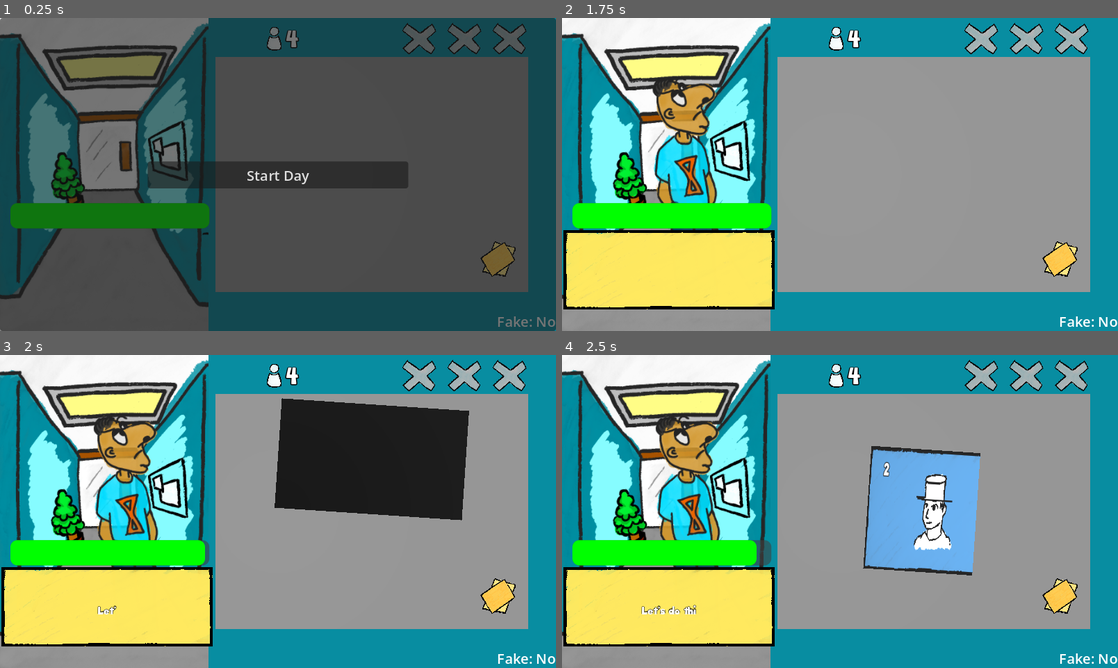
Above: before the commit, frames 1-4 (two rows, left to right).
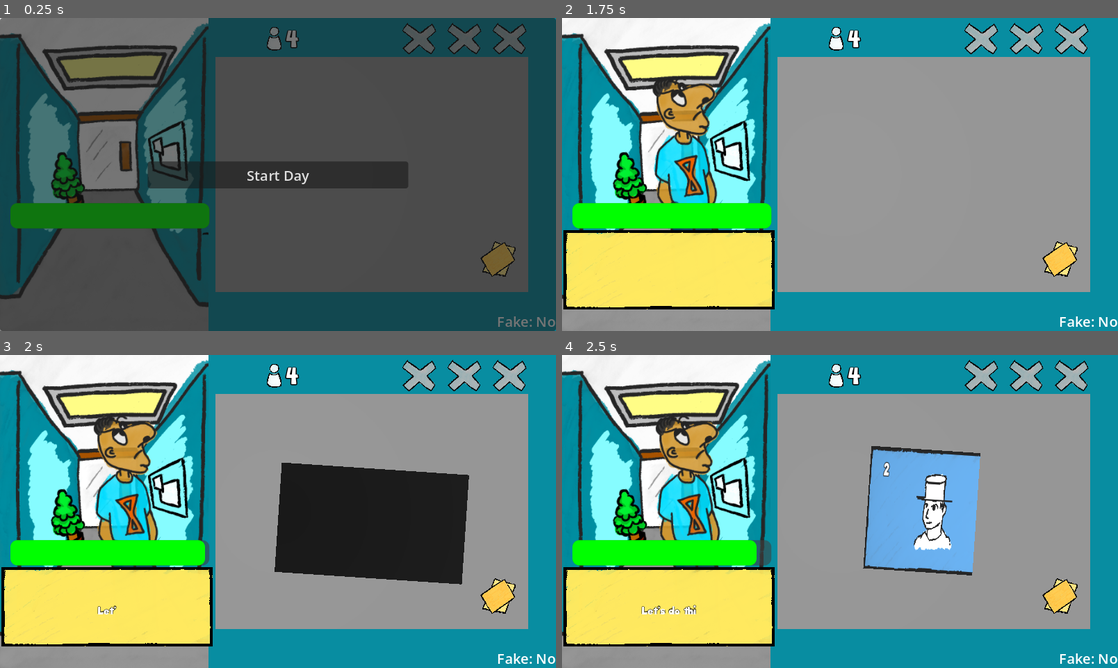
Above: after the commit, the same moments.

Repository: KaitoGameDev/brackeys-gj-2026-2
Game: Godot game, scene res://source/main.tscn
Two runs of this game, one before a commit and one after it. Both use one fixed random seed, a clock stepped at 60 frames per second and the inputs below.
Inputs (mouse positions are in pixels of both pictures, inside the frame that each line leads up to):
- Up to frame 1 (0.25 s): no input
- Up to frame 2 (1.75 s): click "Start Day" at 0.5 s; move the mouse to (962, 158) at 1.27 s; click (962, 158) at 1.42 s
- Up to frame 3 (2 s): no input
- Up to frame 4 (2.5 s): move the mouse to (728, 527) at 2.02 s; click (728, 527) at 2.17 s

Frames 1-2 are identical in both runs. In frame 3, 14% of the frame differs, in the area x 49-85%, y 13-74%; in frame 4, nothing differs.

Commit message:
feat: added slapstick interactions for the money swipes and spin

Diff:
--- a/source/money_swipe/money_swipe_controller.gd
+++ b/source/money_swipe/money_swipe_controller.gd
@@ -18,8 +18,18 @@
 
 @export_group("Slide")
 @export var slide_duration: float = 0.35
+@export var slide_enter_overshoot: float = 0.2
+@export var slide_exit_windup: float = 0.2
+@export var slide_enter_overshoot_ratio: float = 0.6
+@export var slide_exit_windup_ratio: float = 0.35
 @export var slide_trans: Tween.TransitionType = Tween.TRANS_QUAD
 @export var slide_ease: Tween.EaseType = Tween.EASE_OUT
+
+enum SlideStyle {
+	LINEAR,
+	ENTER,
+	EXIT,
+}
 
 @export_group("Swipe")
 ## Minimum vertical travel (pixels) to count as a swipe.
@@ -149,7 +159,7 @@
 	money.rotation.y = deg_to_rad(randf_range(-30.0, 30.0))
 	current_money = money
 	EventBus.send_event(MoneySpawnedEvent.create(money, money.money_resource))
-	_slide_to(table_position)
+	_slide_to(table_position, Callable(), SlideStyle.ENTER)
 
 
 func destroy_current_money() -> void:
@@ -326,13 +336,13 @@
 		EventBus.send_event(MoneySwipedEvent.create(
 			money, money.money_resource, MoneySwipedEvent.Direction.UP
 		))
-		_slide_to(customer_position, _destroy_current)
+		_slide_to(customer_position, _destroy_current, SlideStyle.EXIT)
 	else:
 		# Top -> bottom: take to player, then destroy.
 		EventBus.send_event(MoneySwipedEvent.create(
 			money, money.money_resource, MoneySwipedEvent.Direction.DOWN
 		))
-		_slide_to(player_position, _destroy_current)
+		_slide_to(player_position, _destroy_current, SlideStyle.EXIT)
 
 
 func _flip_current_money() -> void:
@@ -401,18 +411,57 @@
 	)
 
 
-func _slide_to(target: Node3D, on_finished: Callable = Callable()) -> void:
+func _slide_to(
+	target: Node3D,
+	on_finished: Callable = Callable(),
+	style: SlideStyle = SlideStyle.LINEAR
+) -> void:
 	if current_money == null or target == null:
 		return
 	if _is_sliding:
 		return
 
 	_is_sliding = true
+	var money := current_money
+	var start_pos := money.global_position
+	var end_pos := target.global_position
+
 	var tween := create_tween()
 	_motion_tween = tween
-	tween.set_trans(slide_trans)
-	tween.set_ease(slide_ease)
-	tween.tween_property(current_money, "global_position", target.global_position, slide_duration)
+
+	match style:
+		SlideStyle.ENTER:
+			var slide_dir := end_pos - start_pos
+			if slide_dir.length_squared() < 0.0001:
+				slide_dir = Vector3(0.0, 0.0, 1.0)
+			else:
+				slide_dir = slide_dir.normalized()
+			var overshoot_pos := end_pos + slide_dir * slide_enter_overshoot
+			var overshoot_time := slide_duration * slide_enter_overshoot_ratio
+			var settle_time := maxf(slide_duration - overshoot_time, 0.01)
+			tween.tween_property(money, "global_position", overshoot_pos, overshoot_time)\
+				.set_trans(slide_trans).set_ease(slide_ease)
+			tween.tween_property(money, "global_position", end_pos, settle_time)\
+				.set_trans(Tween.TRANS_BACK).set_ease(Tween.EASE_OUT)
+		SlideStyle.EXIT:
+			var exit_dir := end_pos - start_pos
+			if exit_dir.length_squared() < 0.0001:
+				exit_dir = Vector3(0.0, 0.0, 1.0)
+			else:
+				exit_dir = exit_dir.normalized()
+			# Wind up opposite travel: down-swipe pulls toward top, up-swipe dips toward bottom.
+			var windup_pos := start_pos - exit_dir * slide_exit_windup
+			var windup_time := slide_duration * slide_exit_windup_ratio
+			var travel_time := maxf(slide_duration - windup_time, 0.01)
+			tween.tween_property(money, "global_position", windup_pos, windup_time)\
+				.set_trans(Tween.TRANS_QUAD).set_ease(Tween.EASE_OUT)
+			tween.tween_property(money, "global_position", end_pos, travel_time)\
+				.set_trans(Tween.TRANS_QUAD).set_ease(Tween.EASE_IN)
+		_:
+			tween.set_trans(slide_trans)
+			tween.set_ease(slide_ease)
+			tween.tween_property(money, "global_position", end_pos, slide_duration)
+
 	tween.finished.connect(func () -> void:
 		_is_sliding = false
 		if on_finished.is_valid():
